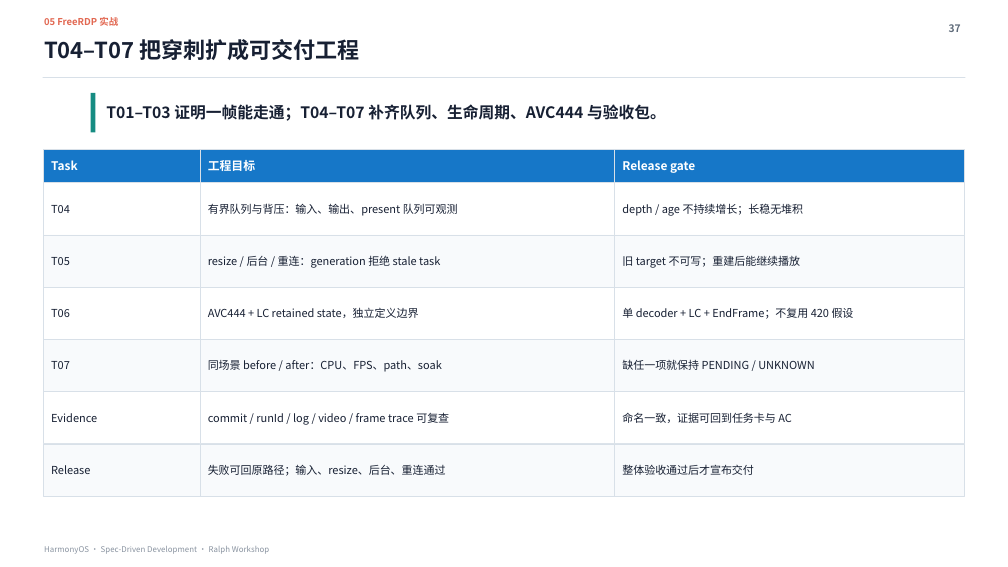
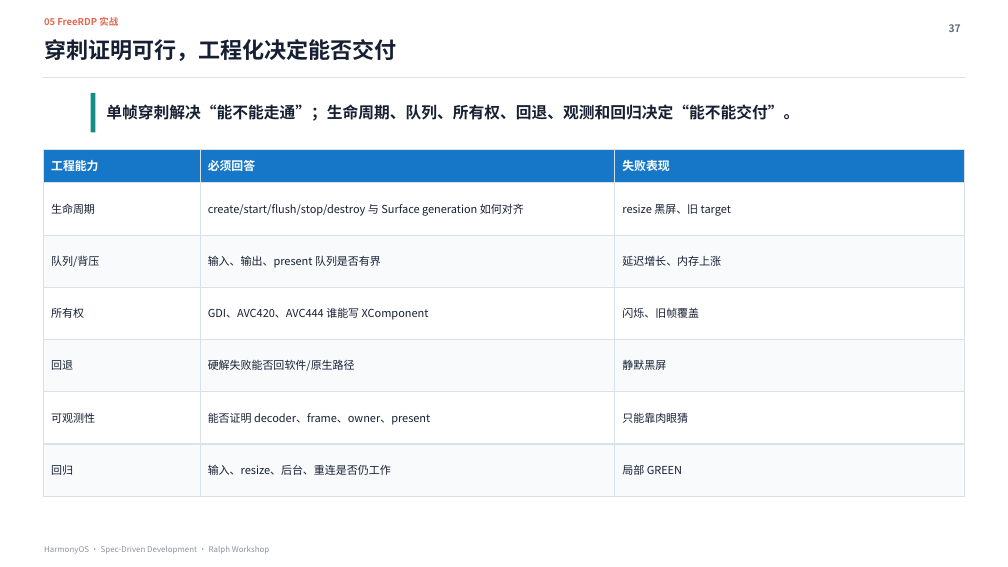
Before and after one commit to xiaomu120413/harmonyos-sdd-ralph-workshop, a slide deck: slide 37 of deliverables/HarmonyOS_SDD_Ralph_Workshop_MDM证据增强版.pptx. Drawn at 1008x567 pixels with LibreOffice and Linux fonts; fonts in the diff are those of the drawing. Boxes give left, top, right and bottom in pixels: in the first picture for what was removed or moved away, otherwise in the second. Text is boxed around its words. In the diff, an @@ line names an element or a change of style, - is before the commit and + after.

```diff
--- a/deliverables/HarmonyOS_SDD_Ralph_Workshop_MDM证据增强版.pptx
+++ b/deliverables/HarmonyOS_SDD_Ralph_Workshop_MDM证据增强版.pptx
@@ text at (44, 39, 397, 61): text changed @@
-T04–T07 把穿刺扩成可交付工程
+穿刺证明可行，工程化决定能否交付
@@ text at (106, 104, 799, 121): text changed @@
-T01–T03 证明一帧能走通；T04–T07 补齐队列、生命周期、AVC444 与验收包。
+单帧穿刺解决“能不能走通”；生命周期、队列、所有权、回退、观测和回归决定“能不能交付”。
@@ text at (51, 160, 98, 171): text changed @@
-Task
+工程能力
@@ text at (208, 160, 255, 171): text changed @@
-工程目标
+必须回答
@@ text at (622, 160, 669, 171): text changed @@
-Release gate
+失败表现
@@ text at (51, 203, 95, 214): text changed @@
-T04
+生命周期
@@ text at (208, 203, 524, 216): text changed @@
-有界队列与背压：输入、输出、present 队列可观测
+create/start/flush/stop/destroy 与 Surface generation 如何对齐
@@ text at (622, 204, 731, 216): text changed @@
-depth / age 不持续增长；长稳无堆积
+resize 黑屏、旧 target
@@ text at (51, 255, 99, 267): text changed @@
-T05
+队列/背压
@@ text at (208, 256, 381, 268): text changed @@
-resize / 后台 / 重连：generation 拒绝 stale task
+输入、输出、present 队列是否有界
@@ text at (622, 255, 721, 266): text changed @@
-旧 target 不可写；重建后能继续播放
+延迟增长、内存上涨
@@ text at (51, 308, 84, 318): text changed @@
-T06
+所有权
@@ text at (208, 308, 429, 320): text changed @@
-AVC444 + LC retained state，独立定义边界
+GDI、AVC420、AVC444 谁能写 XComponent
@@ text at (622, 308, 699, 318): text changed @@
-单 decoder + LC + EndFrame；不复用 420 假设
+闪烁、旧帧覆盖
@@ text at (51, 360, 73, 370): text changed @@
-T07
+回退
@@ text at (208, 360, 355, 371): text changed @@
-同场景 before / after：CPU、FPS、path、soak
+硬解失败能否回软件/原生路径
@@ text at (622, 360, 666, 370): text changed @@
-缺任一项就保持 PENDING / UNKNOWN
+静默黑屏
@@ text at (51, 413, 95, 423): text changed @@
-Evidence
+可观测性
@@ text at (208, 413, 430, 425): text changed @@
-commit / runId / log / video / frame trace 可复查
+能否证明 decoder、frame、owner、present
@@ text at (622, 413, 688, 423): text changed @@
-命名一致，证据可回到任务卡与 AC
+只能靠肉眼猜
@@ text at (51, 464, 73, 475): text changed @@
-Release
+回归
@@ text at (208, 465, 391, 475): text changed @@
-失败可回原路径；输入、resize、后台、重连通过
+输入、resize、后台、重连是否仍工作
@@ text at (622, 465, 682, 475): text changed @@
-整体验收通过后才宣布交付
+局部 GREEN
```
Also in this commit, not shown: 6 other slides changed, 18 slides added, 18 slides removed.
